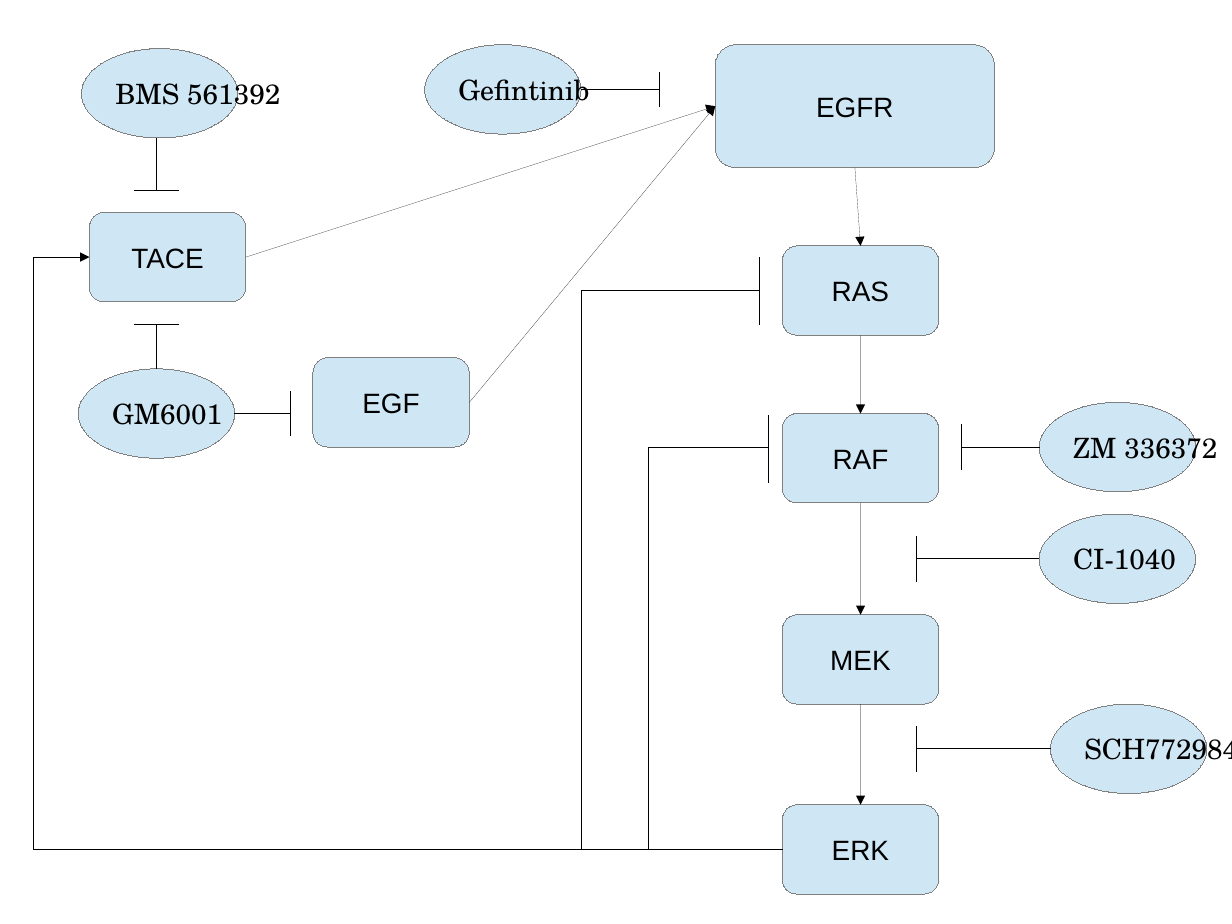
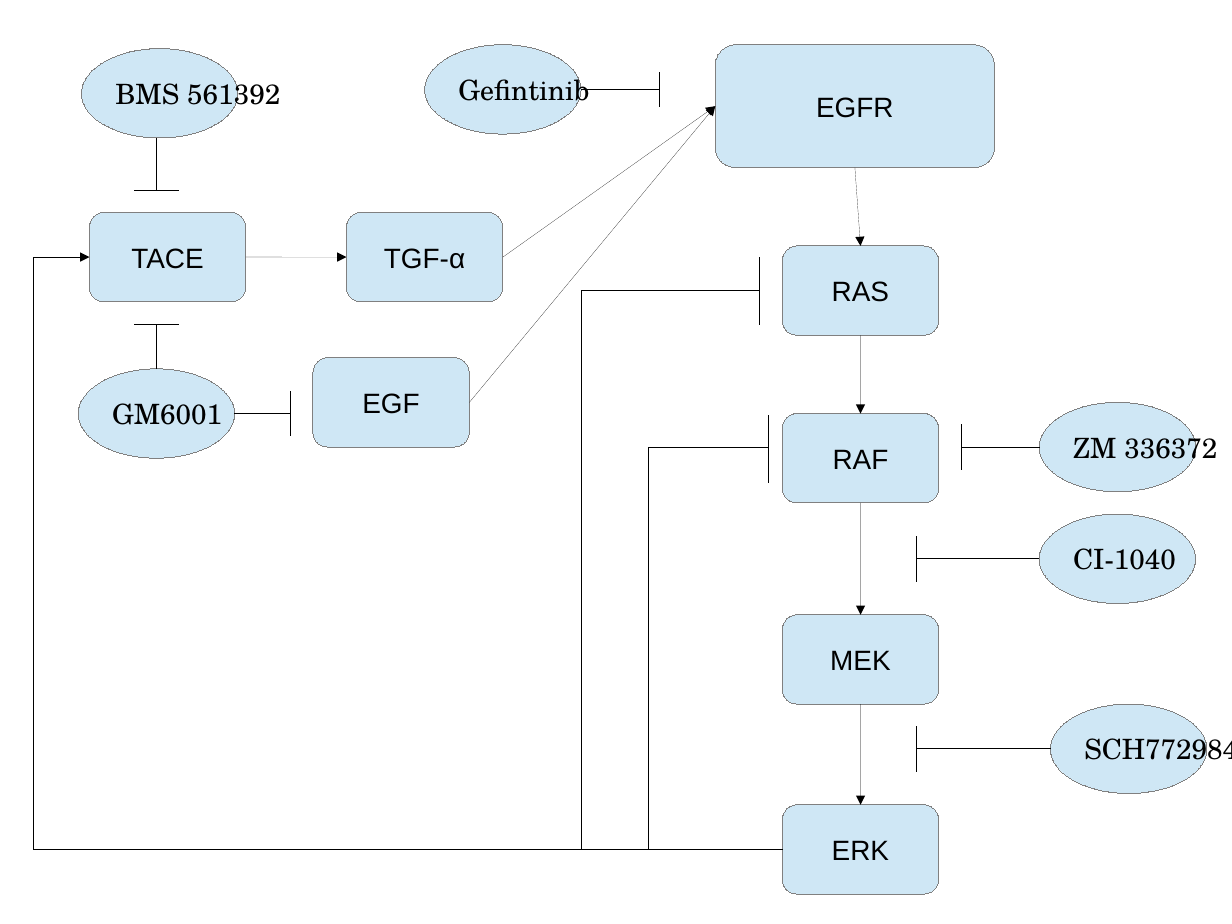
Before and after one commit to mortonjt/IQ_bio_project, a slide deck: slide 1 of model diagram.odp. Drawn at 1232x924 pixels with LibreOffice and Linux fonts; fonts in the diff are those of the drawing. Boxes give left, top, right and bottom in pixels: in the first picture for what was removed or moved away, otherwise in the second. Text is boxed around its words. In the diff, an @@ line names an element or a change of style, - is before the commit and + after.

Commit message:
added tgf alpha

```diff
--- a/model diagram.odp
+++ b/model diagram.odp
@@ arrow added from (503, 257) to (715, 106), #000000 0 pt @@
@@ rounded rectangle added at (x1=347, y1=212, x2=503, y2=302), fill #CFE7F5, outline #808080 0 pt, 18 pt, text #000000 @@
+TGF-α
@@ arrow moved from (246, 257) - (715, 106) to (246, 257) - (347, 257) @@
```
